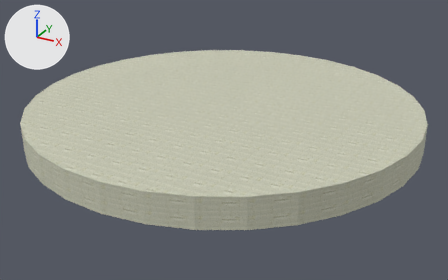
The glTF model demo/res/lights_3d/base.glb: old version first, new version second.
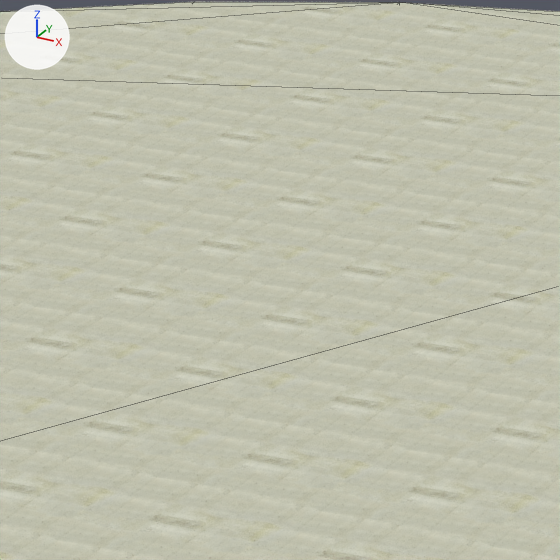
Each version is shown whole from a camera (50 mm lens) standing at (101.1, -183.9, 77.2) and looking at (1.3, -2.3, -13.6), then close up on the part from 41% to 59% of the width and 18% to 47% of the height. The lights are fixed; the arrows at upper left show +X, +Y and +Z. The last two pictures show the newer version. The close-ups show mesh edges as thin lines. Vertices at exactly the same position are counted once.
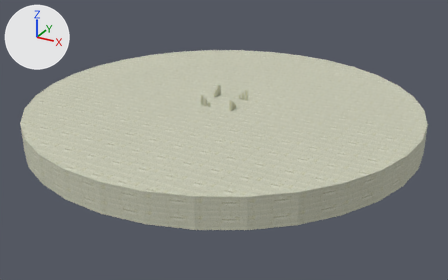
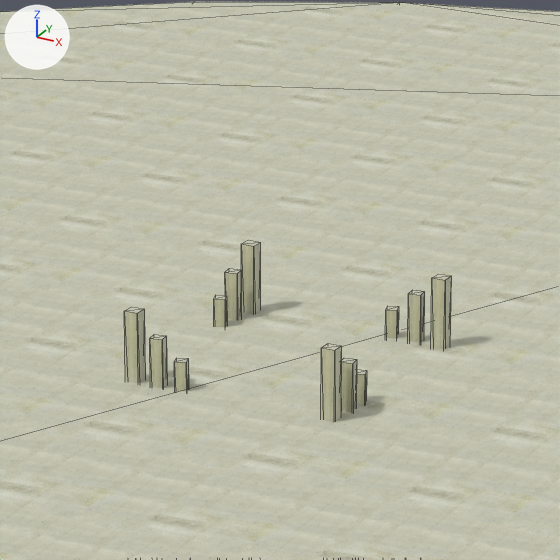
The edits, one by one:
me_cylinder is used by ob_cylinder; location (0.0, 0.0, 0.0).
me_cylinder had 64 vertices, 124 faces and spanned x -70.0..70.0, y -70.0..70.0, z -10.0..0.0.
me_cylinder now has 160 vertices, 268 faces and spans x -70.0..70.0, y -70.0..70.0, z -19.0..3.8.
me_cylinder part 1: a new loose piece, a box spanning x -5.85..-5.08, y -6.35..-5.59, z -19.01..3.82, in mat_base_white.
me_cylinder part 2: a new loose piece, a box spanning x -5.85..-5.08, y 5.82..6.58, z -19.01..3.82, in mat_base_white.
me_cylinder part 3: a new loose piece, a box spanning x 5.57..6.33, y -6.35..-5.59, z -19.01..3.82, in mat_base_white.
me_cylinder part 4: a new loose piece, a box spanning x 5.57..6.33, y 5.82..6.58, z -19.01..3.82, in mat_base_white.
Part 5, on me_cylinder:
32 vertices are added at x -6.2..5.9, y -6.5..6.6, z -17.9..2.6.
16 new vertices lie (0.7, 0.1, 0.0) away from vertices in x -6.1..5.8, y -6.5..6.6, z -17.9..2.6.
16 new vertices lie (0.6, 0.2, 0.0) away from vertices in x -6.2..5.9, y -6.4..6.5, z -16.9..1.6.
96 new faces join them.

What differs and where, as boxes (x1, y1, x2, y2) in the close-ups (560 x 560 px):
part 1 of me_cylinder, added: after (124, 307, 146, 383)
part 2 of me_cylinder, added: after (241, 240, 261, 314)
part 3 of me_cylinder, added: after (321, 343, 342, 422)
part 4 of me_cylinder, added: after (431, 274, 452, 349)
part 5 of me_cylinder, added: after (150, 268, 425, 413)
